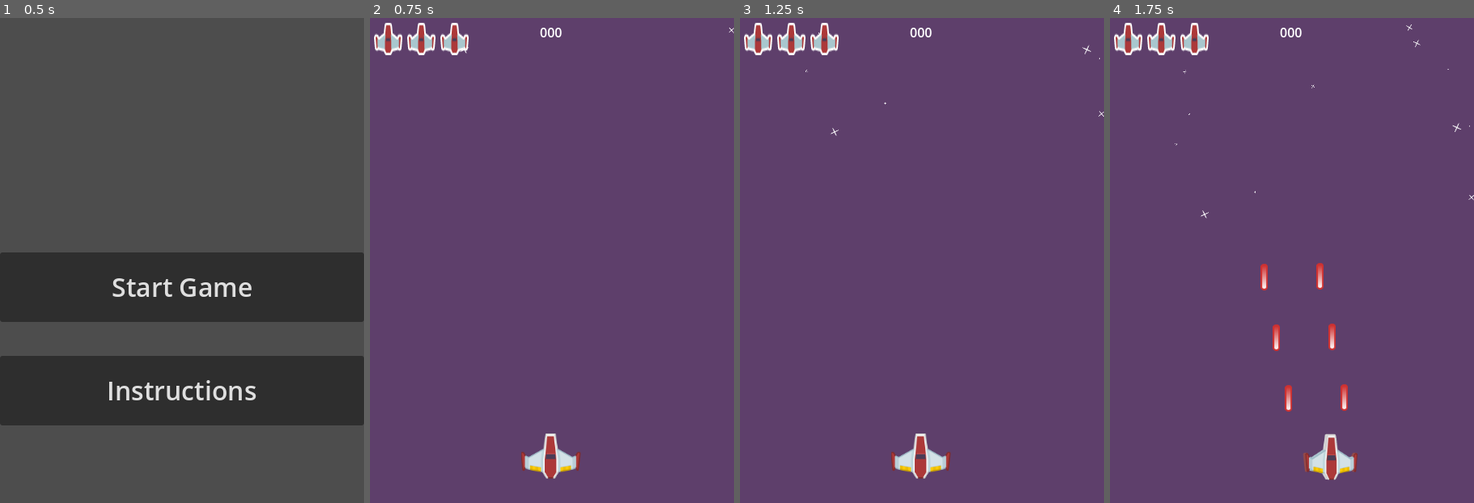
Above: before the commit, frames 1-4 (left to right).
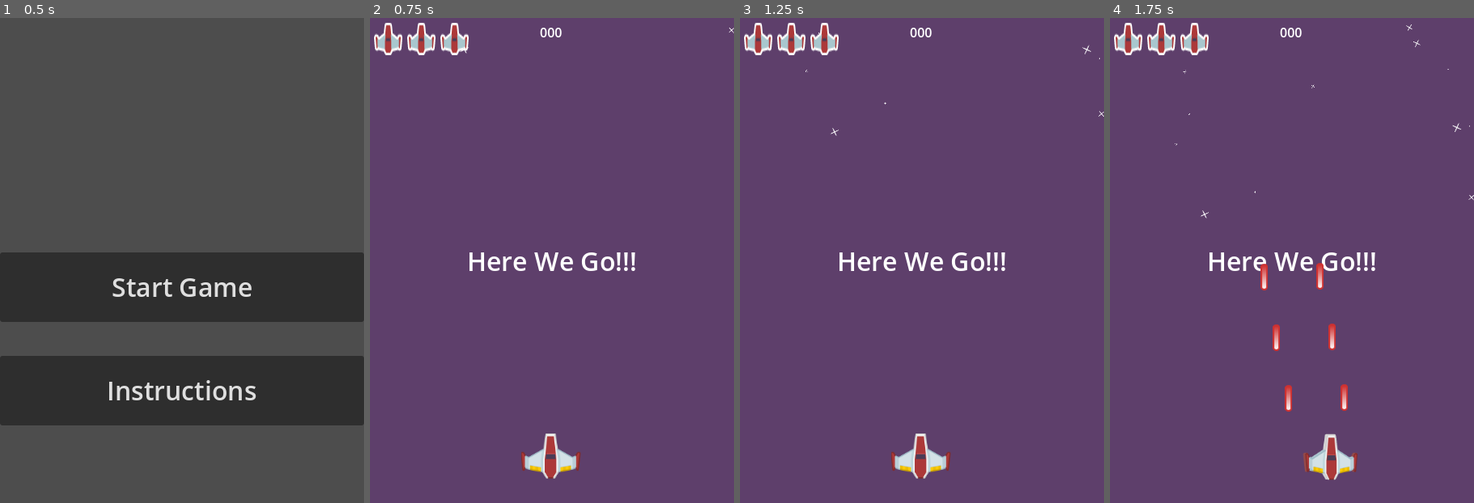
Above: after the commit, the same moments.

Repository: Turbash/space
Game: Godot game, scene res://HUD/start_screen.tscn
The game is run twice, just before and just after one commit, with the same random seed, the same clock (stepped at 60 frames per second) and the same inputs.
Inputs:
- Up to frame 1 (0.5 s): no input
- Up to frame 2 (0.75 s): click "Start Game" at 0.5 s
- Up to frame 3 (1.25 s): no input
- Up to frame 4 (1.75 s): tap Enter at 1.25 s; hold D (move_right) from 1.28 s (still down); hold Space (shoot) from 1.28 s (still down)

Frame 1 is identical in both runs. In frame 2, 0.7% of the frame differs, in the area x 27-73%, y 48-53%; in frame 3, 0.7%; in frame 4, 0.7%.

Commit message:
Start label game over logic

Diff:
--- a/Autoloads/Signals.gd
+++ b/Autoloads/Signals.gd
@@ -2,3 +2,4 @@
 
 signal on_player_life_changed(life)
 signal on_score_increment(amount)
+signal on_game_over(player)
--- /dev/null
+++ b/MainScenes/game_play.gd
@@ -0,0 +1,31 @@
+extends Node
+
+@onready var gameLabel:=$Label
+@onready var gameTimer:=$GameTimer
+@onready var startTimer:=$StartTimer
+
+@export var gameTime:float=2
+@export var startTime:float=1.2
+
+func _ready() -> void:
+	game_start()
+	Signals.connect("on_game_over",_on_game_over)
+
+func game_start():
+	gameLabel.text="Here We Go!!!"
+	startTimer.start(startTime)
+
+func _on_game_over(player: Player):
+	player.queue_free()
+	gameLabel.visible=true
+	gameLabel.text="Game Over!"
+	gameTimer.start(gameTime)
+
+
+func _on_start_timer_timeout() -> void:
+	gameLabel.visible=false
+
+
+
+func _on_game_timer_timeout() -> void:
+	get_tree().change_scene_to_file("res://HUD/start_screen.tscn")
--- a/MainScenes/game_play.tscn
+++ b/MainScenes/game_play.tscn
@@ -1,13 +1,15 @@
-[gd_scene load_steps=7 format=3 uid="uid://buoeolvm6yalf"]
+[gd_scene load_steps=8 format=3 uid="uid://buoeolvm6yalf"]
 
 [ext_resource type="Texture2D" uid="uid://dalwspi1htjlp" path="res://textures/backgroundColor.png" id="1_c5uo5"]
 [ext_resource type="PackedScene" uid="uid://dj3sjxuq3rfk7" path="res://Player/player.tscn" id="1_i3rah"]
+[ext_resource type="Script" uid="uid://du7myqld5ablp" path="res://MainScenes/game_play.gd" id="1_ik1im"]
 [ext_resource type="Texture2D" uid="uid://dfo1ty8x1cdd3" path="res://textures/starBig.png" id="2_j7o10"]
 [ext_resource type="PackedScene" uid="uid://c5uu1lrmdmi27" path="res://HUD/hud.tscn" id="5_r44uq"]
 [ext_resource type="PackedScene" uid="uid://ubbbcw712daj" path="res://Spawner/spawner.tscn" id="7_2jf2k"]
 [ext_resource type="Script" uid="uid://64q5vxh6kca1" path="res://camera/shakycamera.gd" id="8_5vonb"]
 
 [node name="GamePlay" type="Node"]
+script = ExtResource("1_ik1im")
 
 [node name="Background" type="Sprite2D" parent="."]
 scale = Vector2(3.0266666, 4.02)
@@ -43,3 +45,25 @@
 [node name="Camera2D" type="Camera2D" parent="."]
 anchor_mode = 0
 script = ExtResource("8_5vonb")
+
+[node name="Label" type="Label" parent="."]
+anchors_preset = 14
+anchor_top = 0.5
+anchor_right = 1.0
+anchor_bottom = 0.5
+offset_top = -22.5
+offset_bottom = 22.5
+grow_horizontal = 2
+grow_vertical = 2
+theme_override_font_sizes/font_size = 32
+horizontal_alignment = 1
+vertical_alignment = 1
+
+[node name="StartTimer" type="Timer" parent="."]
+one_shot = true
+
+[node name="GameTimer" type="Timer" parent="."]
+one_shot = true
+
+[connection signal="timeout" from="StartTimer" to="." method="_on_start_timer_timeout"]
+[connection signal="timeout" from="GameTimer" to="." method="_on_game_timer_timeout"]
--- a/Player/player.gd
+++ b/Player/player.gd
@@ -15,7 +15,7 @@
 @export var rapid_fire_delay: float=0.08
 @export var life:int=3
 @export var invincibility_time=1.5
-@export var max_life: int = 6
+@export var max_life: int = 5
 
 var vel:= Vector2(0,0)
 var fire_delay: float=normal_fire_delay
@@ -72,7 +72,7 @@
 
 	if life<=0:
 		print("Player Died!")
-		queue_free()
+		Signals.emit_signal("on_game_over",self)
 
 func incrementLife(amount: int):
 	if life<max_life:
Not shown, added: MainScenes/game_play.gd.uid
